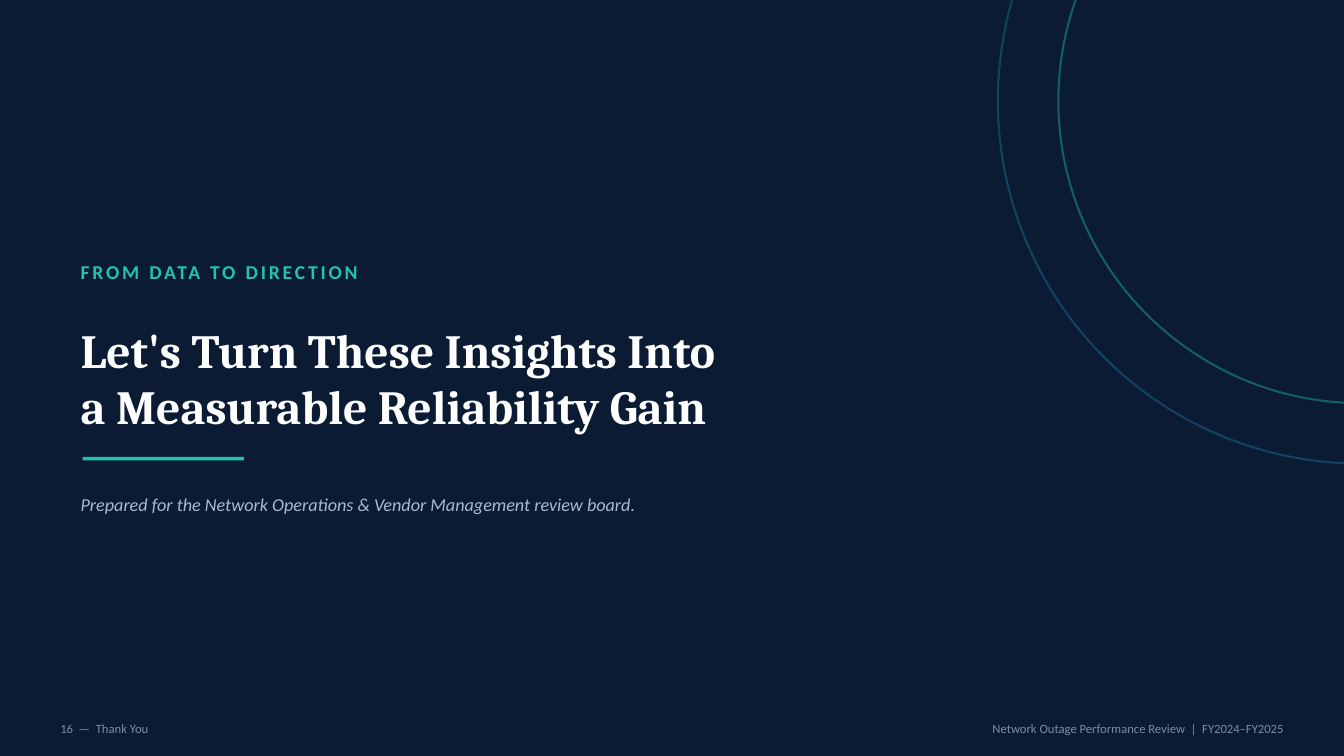
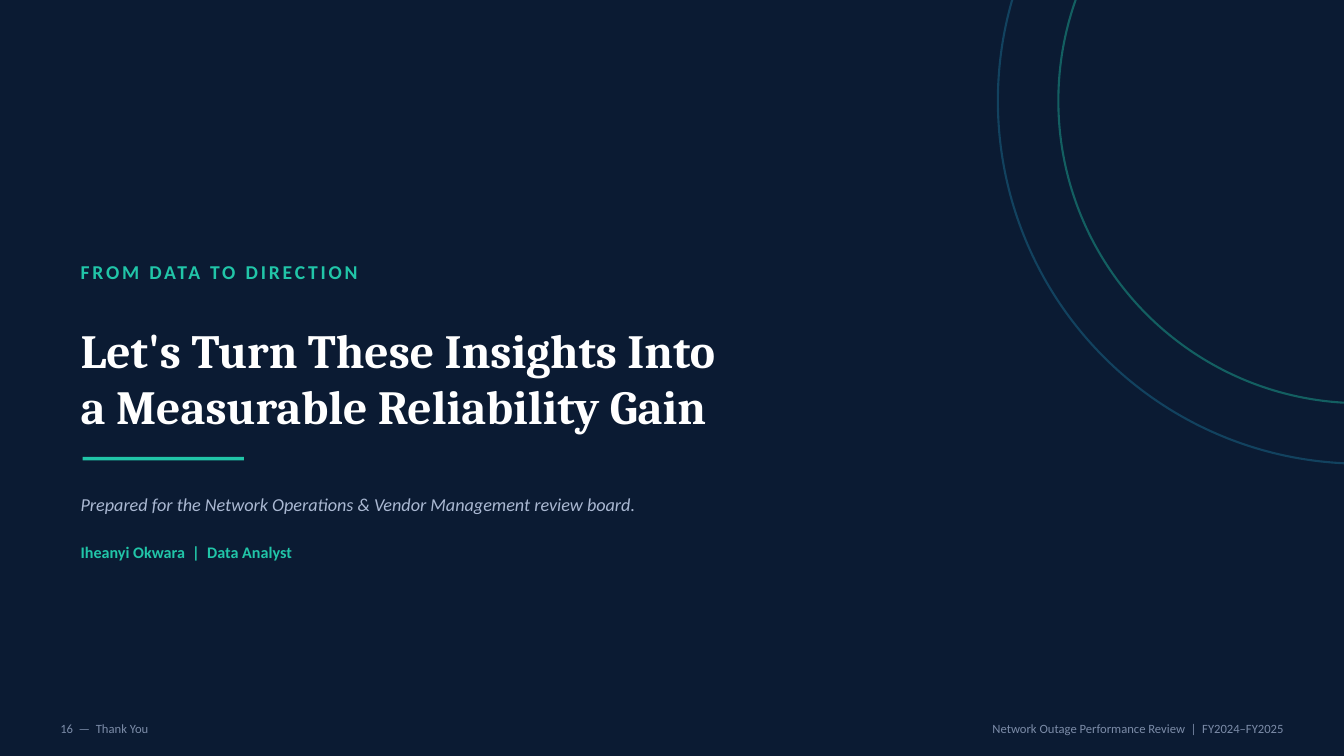
Before and after one commit to iheanyi-okwara/data-analysis-projects, a slide deck: slide 17 of Telecom_Network_Outage_Analytics/presentation/Telecom Network Outage Analytics.pptx. Drawn at 1344x756 pixels with LibreOffice and Linux fonts; fonts in the diff are those of the drawing. Boxes give left, top, right and bottom in pixels: in the first picture for what was removed or moved away, otherwise in the second. Text is boxed around its words. In the diff, an @@ line names an element or a change of style, - is before the commit and + after.

```diff
--- a/Telecom_Network_Outage_Analytics/presentation/Telecom Network Outage Analytics.pptx
+++ b/Telecom_Network_Outage_Analytics/presentation/Telecom Network Outage Analytics.pptx
@@ text added at [81, 546, 292, 561], 11.5 pt, text #21C5A8, bold @@
+Iheanyi Okwara | Data Analyst
```
Also in this commit, not shown: 9 other slides changed.
